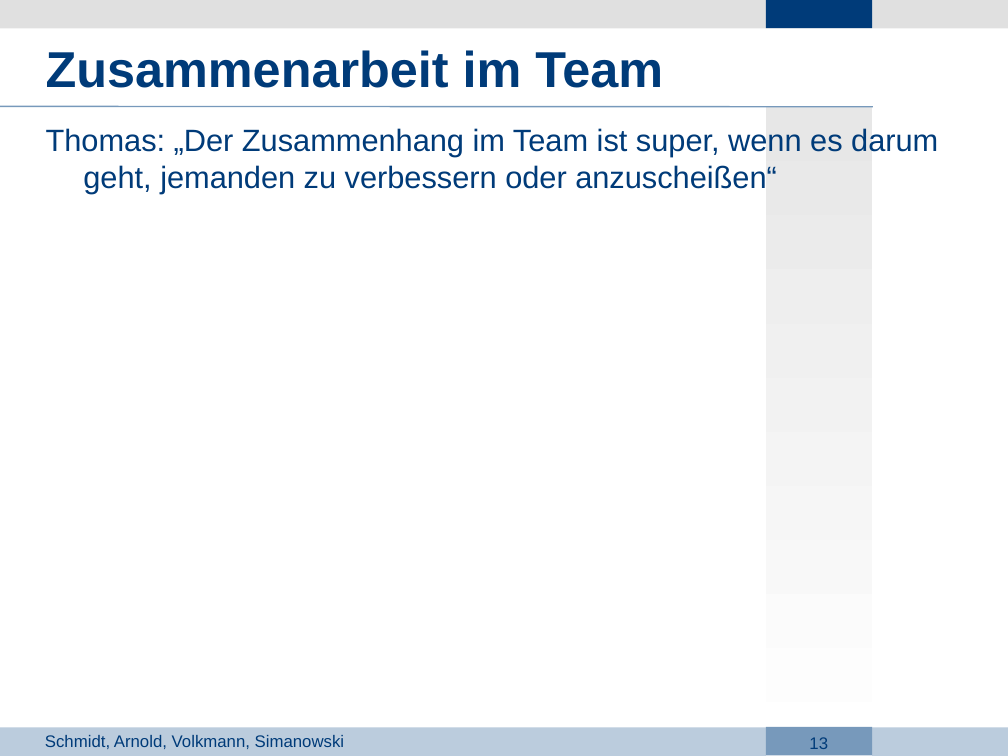
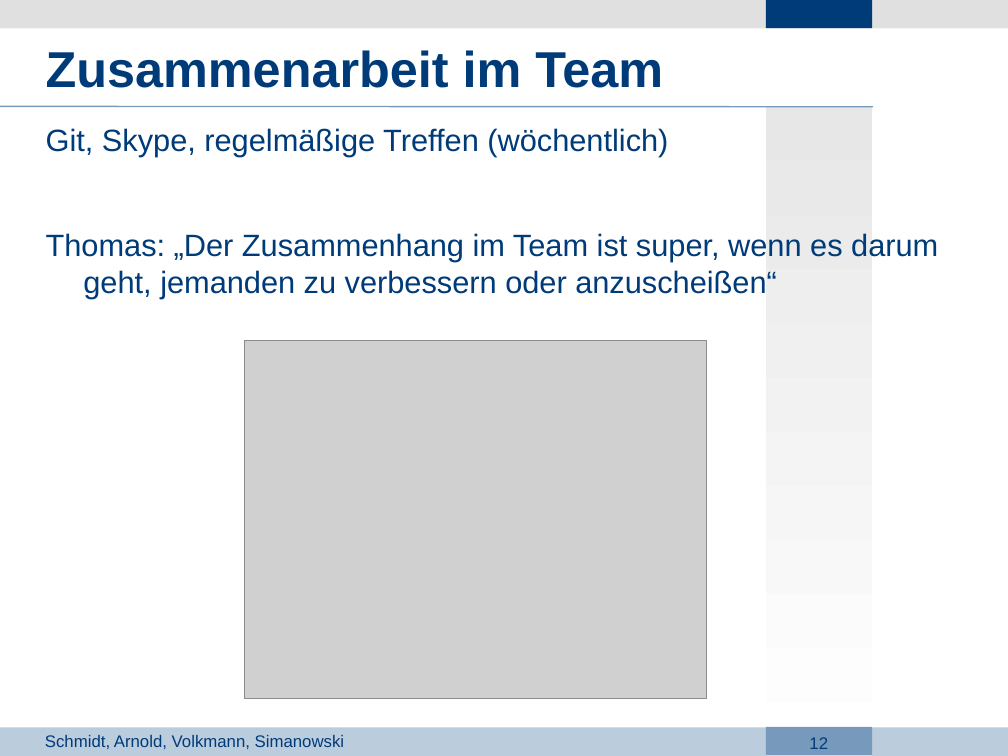
Before and after one commit to Lopt/ascendancy, a slide deck: slide 12 of docs/Projektdefinition/2_Presentation.odp (slide 13 before the commit). Drawn at 1008x756 pixels with LibreOffice and Linux fonts; fonts in the diff are those of the drawing; grey boxes stand for pictures; background and template pictures are left out. Boxes give left, top, right and bottom in pixels: in the first picture for what was removed or moved away, otherwise in the second. Text is boxed around its words. In the diff, an @@ line names an element or a change of style, - is before the commit and + after.

```diff
--- a/docs/Projektdefinition/2_Presentation.odp
+++ b/docs/Projektdefinition/2_Presentation.odp
@@ text at (x1=46, y1=128, x2=668, y2=157): paragraph added @@
+Git, Skype, regelmäßige Treffen (wöchentlich)
@@ picture added at (x1=244, y1=341, x2=706, y2=699) @@
@@ page number at (x1=809, y1=737, x2=828, y2=749): text changed @@
-13
+12
```
Also in this commit, not shown: 2 other slides changed, 1 slide added, 2 slides removed.
